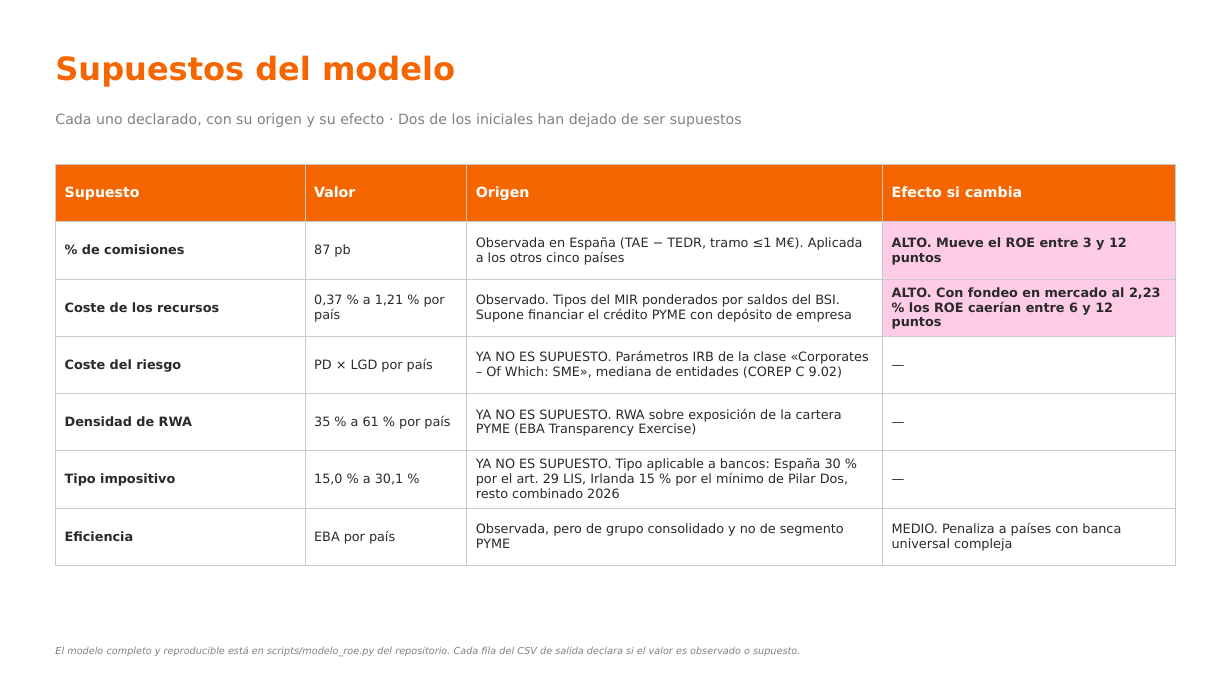
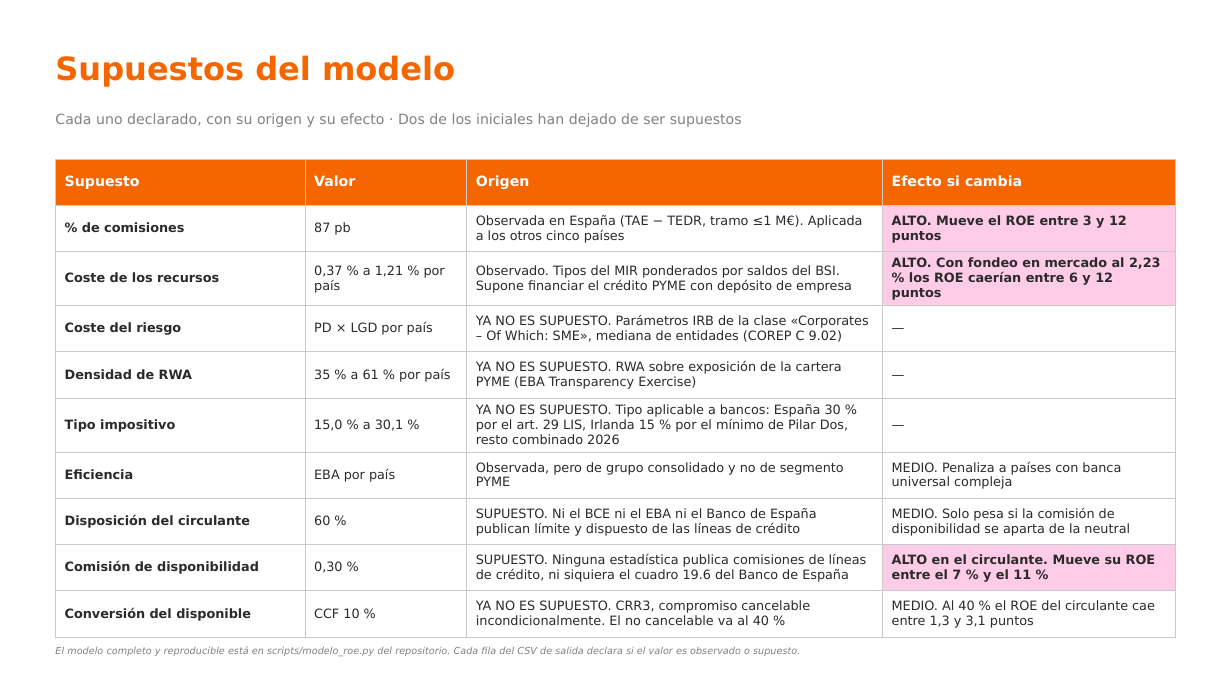
Before and after one commit to agomez2812-lang/sturdy-barnacle, a slide deck: slide 27 of pres/rentabilidad_pyme.pptx (slide 24 before the commit). Drawn at 1232x693 pixels with LibreOffice and Linux fonts; fonts in the diff are those of the drawing. Boxes give left, top, right and bottom in pixels: in the first picture for what was removed or moved away, otherwise in the second. Text is boxed around its words. In the diff, an @@ line names an element or a change of style, - is before the commit and + after.

```diff
--- a/pres/rentabilidad_pyme.pptx
+++ b/pres/rentabilidad_pyme.pptx
@@ table at (x1=55, y1=159, x2=1176, y2=632) @@
+row 8: Disposición del circulante | 60 % | SUPUESTO. Ni el BCE ni el EBA ni el Banco de España publican límite y dispuesto de las líneas de crédito | MEDIO. Solo pesa si la comisión de disponibilidad se aparta de la neutral
+row 9: Comisión de disponibilidad | 0,30 % | SUPUESTO. Ninguna estadística publica comisiones de líneas de crédito, ni siquiera el cuadro 19.6 del Banco de España | ALTO en el circulante. Mueve su ROE entre el 7 % y el 11 %
+row 10: Conversión del disponible | CCF 10 % | YA NO ES SUPUESTO. CRR3, compromiso cancelable incondicionalmente. El no cancelable va al 40 % | MEDIO. Al 40 % el ROE del circulante cae entre 1,3 y 3,1 puntos
@@ table resized from (x1=55, y1=165, x2=1176, y2=555) to (x1=55, y1=159, x2=1176, y2=632) @@
```
Also in this commit, not shown: 17 other slides changed, 5 slides added, 9 other files.
